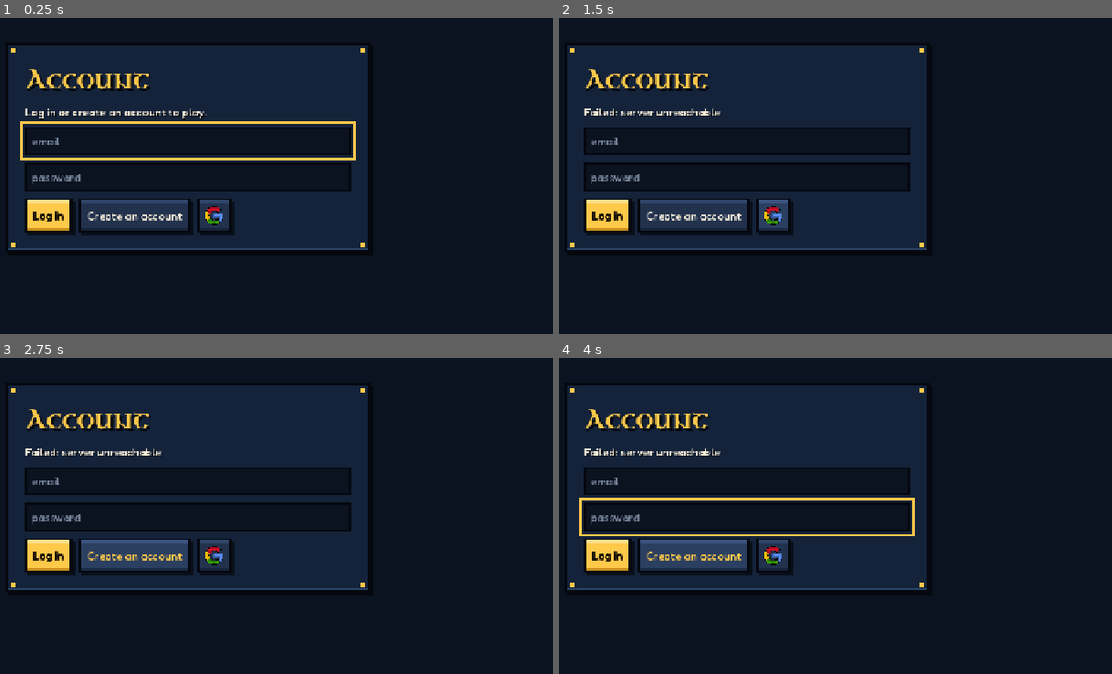
Above: before the commit, frames 1-4 (two rows, left to right).
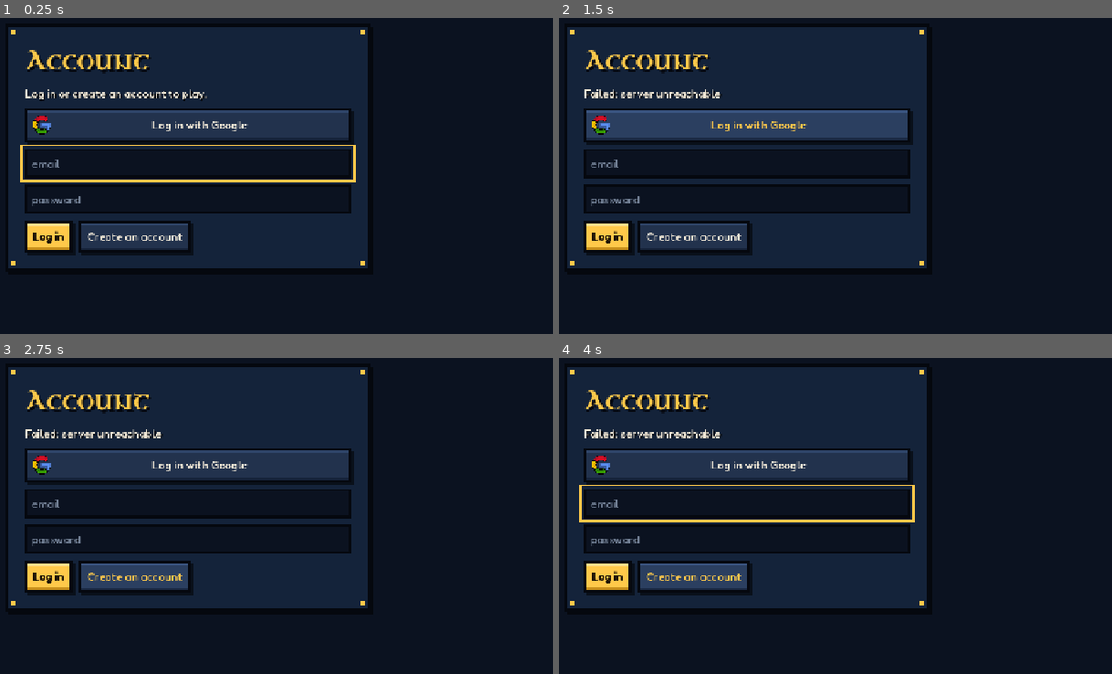
Above: after the commit, the same moments.

Repository: LeandreBl/octo-magic
Game: Godot game, scene res://game/main.tscn
Same seed, same stepped clock (60 frames per second), same inputs: the game is played once before the commit and once after it.
Inputs (mouse positions are in pixels of both pictures, inside the frame that each line leads up to; where the layout moved, square brackets give the same spot in the first picture):
- Up to frame 1 (0.25 s): no input
- Up to frame 2 (1.5 s): click "Log in" at 0.5 s; click (747, 125) [774, 217] at 1.25 s
- Up to frame 3 (2.75 s): click "Create an account" at 2 s
- Up to frame 4 (4 s): tap Enter at 2.75 s; move the mouse to (907, 468) at 2.77 s; hold D (move_right) 2.78-3.5 s; hold Right mouse button (cast_secondary) 2.78-3.5 s; click (907, 468) at 2.92 s; tap Space at 3.5 s; drag from (603, 509) to (708, 569) at 3.52 s

The runs differ from the first frame. In frame 1, 23% of the frame differs, in the area x 1-67%, y 2-80%; in frame 2, 25%; in frame 3, 24%; in frame 4, 24%.

Commit message:
Menus: forge hint no longer cut, forge corner off the co-op lobby, Google login labelled
- Forge: the placeholder ("one word per scroll, in a dead language, e.g. …") was cut at
  1280x720; it keeps only the examples, the rule moves to the line under the field
- The forge corner button covered the co-op lobby's panel corner: hidden there (the lobby
  leads to a run, the title has its own forge button)
- Account: "Log in with Google" on top, full width with its text, as on the website (was a
  bare icon at the end of the button row)

Co-Authored-By: Claude Opus 5.5 <noreply@anthropic.com>
Claude-Session: https://claude.ai/code/session_01Msksw4PsfjmkYmzQ34PMdN

Diff:
--- a/game/account.gd
+++ b/game/account.gd
@@ -42,13 +42,16 @@
 		button.text = b[0]
 		if b[0] == "Log in":
 			button.theme_type_variation = "Primary"
-		if b[0] == "Log in with Google":  # the pixel art logo, the text as tooltip
-			button.text = ""
-			button.tooltip_text = b[0]
+		if b[0] == "Log in with Google":  # the pixel art logo and its text
 			button.icon = UITheme.icon("google")
 		button.pressed.connect(b[1])
 		row.add_child(button)
 		buttons[b[0]] = button
+	# Google first and full width, above the e-mail form, as on the website.
+	var google: Button = buttons["Log in with Google"]
+	row.remove_child(google)
+	box.add_child(google)
+	box.move_child(google, mail.get_index())
 	set_meta("focus", mail)
 	Online.changed.connect(_refresh)
 	_refresh()
Not shown, changed: locale/fr.po
